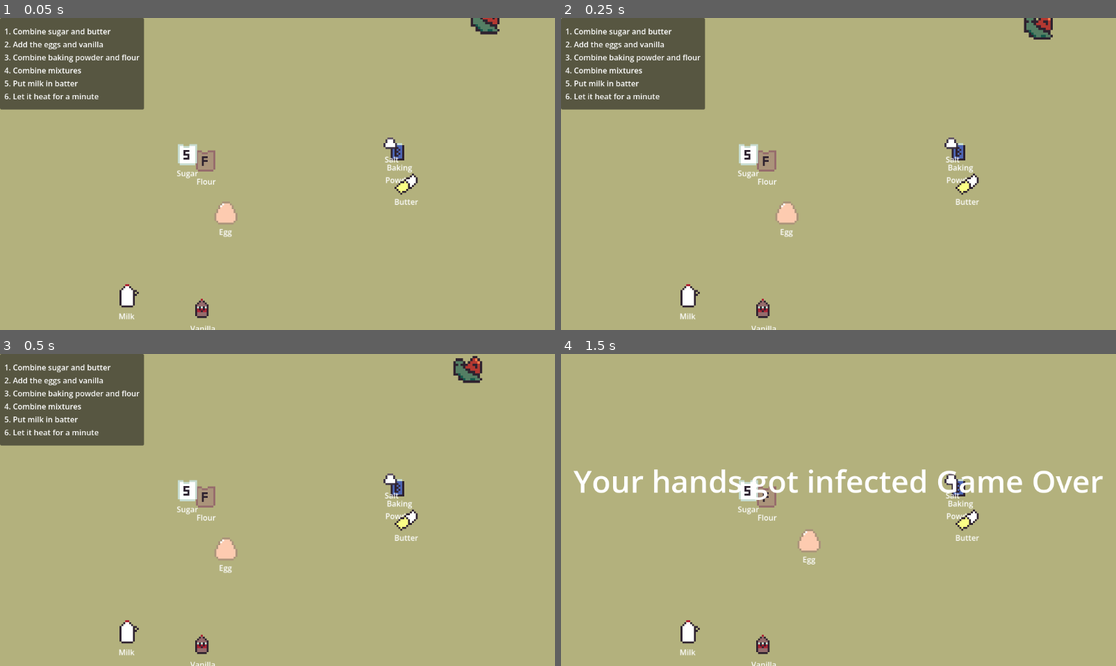
Above: before the commit, frames 1-4 (two rows, left to right).
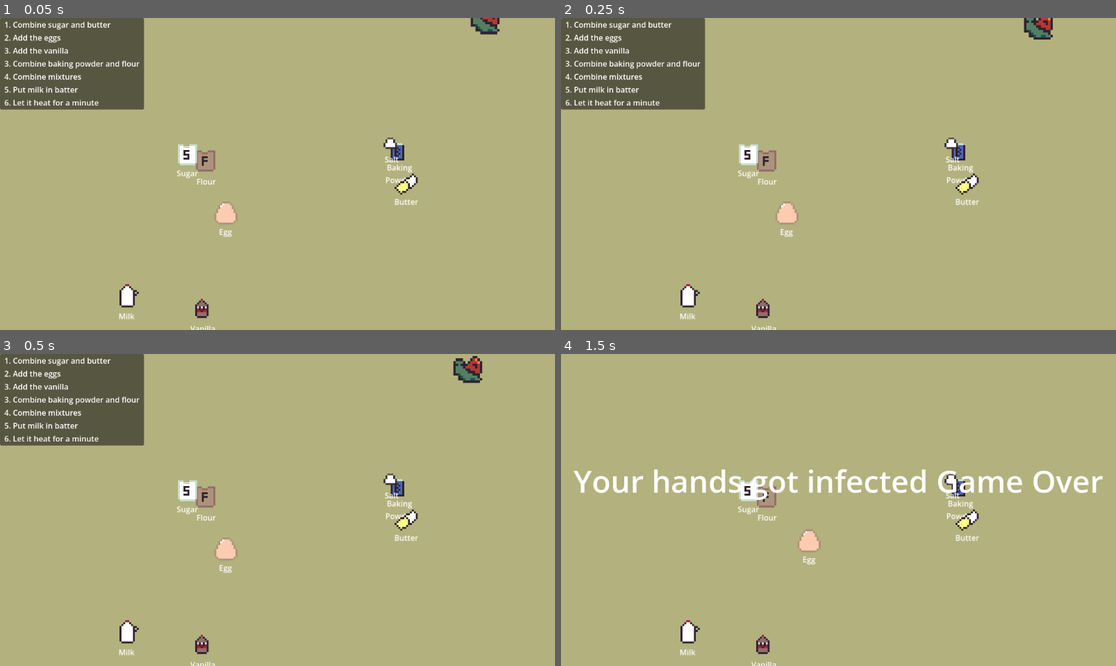
Above: after the commit, the same moments.

Repository: tym180625-spec/Cooking-With-Snail
Game: Godot game, scene res://scenes/main.tscn
Same seed, same stepped clock (60 frames per second), same inputs: the game is played once before the commit and once after it.
Inputs (mouse positions are in pixels of both pictures, inside the frame that each line leads up to):
- Up to frame 1 (0.05 s): no input
- Up to frame 2 (0.25 s): no input
- Up to frame 3 (0.5 s): no input
- Up to frame 4 (1.5 s): drag from (1027, 369) to (788, 550) at 0.52 s; tap Enter at 1.25 s; drag from (788, 550) to (960, 485) at 1.27 s

The runs differ from the first frame. In frame 1, 2.1% of the frame differs, in the area x 0-26%, y 1-29%; in frame 2, 2.1%; in frame 3, 2.1%; in frame 4, nothing differs.

Commit message:
Added more combinations

Diff:
--- a/scenes/butter.tscn
+++ b/scenes/butter.tscn
@@ -38,6 +38,6 @@
 offset_bottom = 50.0
 text = "Butter"
 
-[connection signal="body_entered" from="." to="." method="_on_body_entered"]
 [connection signal="mouse_entered" from="." to="." method="_on_mouse_entered"]
 [connection signal="mouse_exited" from="." to="." method="_on_mouse_exited"]
+[connection signal="body_entered" from="Area2D" to="." method="_on_area_2d_body_entered"]
--- a/scenes/hud.tscn
+++ b/scenes/hud.tscn
@@ -26,21 +26,25 @@
 
 [node name="Step2" type="Label" parent="PanelContainer/MarginContainer/VBoxContainer" unique_id=641534899]
 layout_mode = 2
-text = "2. Add the eggs and vanilla"
+text = "2. Add the eggs"
 
-[node name="Step3" type="Label" parent="PanelContainer/MarginContainer/VBoxContainer" unique_id=1182886346]
+[node name="Step3" type="Label" parent="PanelContainer/MarginContainer/VBoxContainer" unique_id=1034653525]
+layout_mode = 2
+text = "3. Add the vanilla"
+
+[node name="Step4" type="Label" parent="PanelContainer/MarginContainer/VBoxContainer" unique_id=1182886346]
 layout_mode = 2
 text = "3. Combine baking powder and flour"
 
-[node name="Step4" type="Label" parent="PanelContainer/MarginContainer/VBoxContainer" unique_id=725178819]
+[node name="Step5" type="Label" parent="PanelContainer/MarginContainer/VBoxContainer" unique_id=725178819]
 layout_mode = 2
 text = "4. Combine mixtures"
 
-[node name="Step5" type="Label" parent="PanelContainer/MarginContainer/VBoxContainer" unique_id=1721651053]
+[node name="Step6" type="Label" parent="PanelContainer/MarginContainer/VBoxContainer" unique_id=1721651053]
 layout_mode = 2
 text = "5. Put milk in batter"
 
-[node name="Step6" type="Label" parent="PanelContainer/MarginContainer/VBoxContainer" unique_id=1577132551]
+[node name="Step7" type="Label" parent="PanelContainer/MarginContainer/VBoxContainer" unique_id=1577132551]
 layout_mode = 2
 text = "6. Let it heat for a minute"
 
--- a/scenes/sugary_butter.tscn
+++ b/scenes/sugary_butter.tscn
@@ -40,3 +40,4 @@
 
 [connection signal="mouse_entered" from="." to="." method="_on_mouse_entered"]
 [connection signal="mouse_exited" from="." to="." method="_on_mouse_exited"]
+[connection signal="body_entered" from="Area2D" to="." method="_on_area_2d_body_entered"]
--- a/scripts/ingredients_scripts/butter.gd
+++ b/scripts/ingredients_scripts/butter.gd
@@ -1,3 +1,16 @@
 extends ingredients
 
-var body_shape_owner : Node
+@onready var sugary_butter := preload("res://scenes/sugary_butter.tscn")
+
+signal combine_with
+
+func replace_to_mixture() -> void:
+	var sugary_butter_instance := sugary_butter.instantiate()
+	get_parent().add_child(sugary_butter_instance)
+	sugary_butter_instance.global_position = global_position
+	queue_free()
+	combine_with.emit()
+
+func _on_area_2d_body_entered(body: Node2D) -> void:
+	if body.name == "Sugar":
+		replace_to_mixture()
--- a/scripts/ingredients_scripts/sugar.gd
+++ b/scripts/ingredients_scripts/sugar.gd
@@ -1 +1,5 @@
 extends ingredients
+
+
+func on_combined() -> void:
+	queue_free()
--- a/scripts/ingredients_scripts/sugary_butter.gd
+++ b/scripts/ingredients_scripts/sugary_butter.gd
@@ -1 +1,7 @@
 extends ingredients
+
+
+
+#func _on_area_2d_body_entered(body: Node2D) -> void:
+	#if body.name == "Egg":
+		#
--- a/scripts/main.gd
+++ b/scripts/main.gd
@@ -13,6 +13,7 @@
 @onready var salt_resource : Resource = preload("res://scenes/salt.tscn")
 @onready var sugar_resource : Resource = preload("res://scenes/sugar.tscn")
 @onready var vanilla_resource : Resource = preload("res://scenes/vanilla.tscn")
+@onready var sugary_butter_resource : Resource = preload("res://scenes/sugary_butter.tscn")
 
 # Called when the node enters the scene tree for the first time.
 func _ready() -> void:
@@ -47,6 +48,7 @@
 	var salt_instance : RigidBody2D = salt_resource.instantiate()
 	var sugar_instance : RigidBody2D = sugar_resource.instantiate()
 	var vanilla_instance : RigidBody2D = vanilla_resource.instantiate()
+	var sugary_butter_instance : RigidBody2D = sugary_butter_resource.instantiate()
 
 	# add it to our scene
 	add_child(egg_instance)
@@ -57,9 +59,13 @@
 	add_child(salt_instance)
 	add_child(sugar_instance)
 	add_child(vanilla_instance)
+	add_child(sugary_butter_instance)
+
+	sugary_butter_instance.hide()
 
 	#connect singals for combination
 	baking_powder_instance.combine_with.connect(flour_instance.on_combined)
+	butter_instance.combine_with.connect(sugar_instance.on_combined)
 	#egg_instance.get_node("Sprite2D").scale = Vector2(4, 4)
 
 	# put the ingredient at a random point
Not shown, added: scenes/main.tscn6908138381.tmp
Not shown, added: scenes/main.tscn6918657344.tmp
Not shown, added: scenes/main.tscn6941867520.tmp
